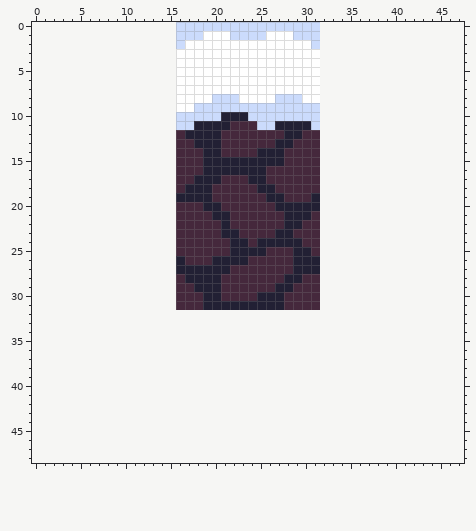
One commit to this sprite sheet: 1st Semester Creative Project/Assets/Level 1 Tileset.png. That is the earlier state.
The file is 16x32 pixels. Shown: x 0..47, y 0..48. The old version is drawn lined up with the new one, on the new canvas.
New version:
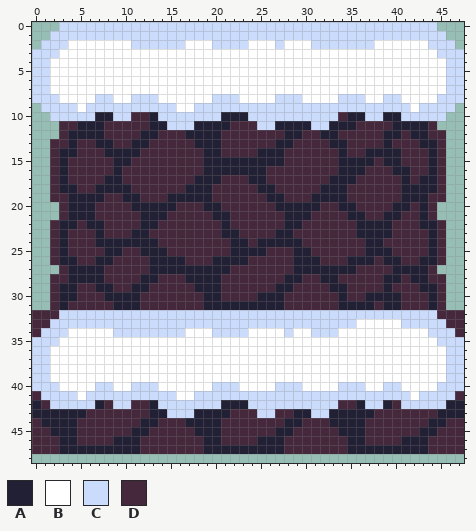
Palette (. is transparent): A #222034  B #ffffff  C #cbdbfc  D #45283c
Difference:
canvas 16x32 -> 48x80, the old top-left corner now at 16,0
Changed rows in their new state; - is an unchanged pixel.
first column x 0:
 0 ---CCCCCCCCCCCCC----------------CCCCCCCCCCCCC---
 1 --CCCCCCCCCCCCCC---CCC----CCC---CCCCCCCCCCCCCC--
 2 -CCCBBBBBBBCCCCC----CCCC---C----CCCCCCBBBBBBCCC-
 3 CCCBBBBBBBBBBBBB----------------BBBBBBBBBBBBBCCC
 4 CCBBBBBBBBBBBBBB----------------BBBBBBBBBBBBBBCC
 5 CCBBBBBBBBBBBBBB----------------BBBBBBBBBBBBBBCC
 6 CCBBBBBBBBBBBBBB----------------BBBBBBBBBBBBBBCC
 7 CCBBBBBBBBBBBBBB----------------BBBBBBBBBBBBBBCC
 8 CCCBBBBCCBBCCCBB----------------BBCCCBBCCBBBBCCC
 9 -CCCCBCCCCCCCCCC----------------CCCCCCCCCCBCCCC-
10 --CCCCCAACCDDACC----------------CCDAACCAACCCCC--
11 ---DDAAADDDDDAAC----------------CAAADDDDAAAAD---
12 ---DAAAADDDDAADD----------------AADDDDDAADAADD--
13 --DDADDAADDAADDD----------------DAADDDDADDDAAD--
14 --DAADDDAAAADDDD----------------DDADDAAAADDDAD--
15 --DADDDDDAADDDDD----------------DDAAAADAADDDAD--
16 --DADDDDDADDDDDD----------------DDAAADDDAADDAD--
17 --DADDDDAADDDDDD----------------DAAADDDDDADAAD--
18 --DAADDAAAADDDDD----------------AAADDDDDDAAAAD--
19 --DDAAAADDAADDDA----------------AAADDDDDDAAADD--
20 ---DAAADDDDAAAAA----------------DDAADDDDAADAD---
21 ---DAAADDDDDAAAD----------------DDDAADDAADDAD---
22 --DAADAADDDDAADD----------------DDDDAAAADDDAAD--
23 --DADDDADDDAADDD----------------DDDDAAAADDDDAD--
24 --DADDDAAAAAAADD----------------DDDDDAADDDDDAD--
25 --DADDDDAADDAAAD----------------DDDDDAAADDDDAD--
26 --DAADDAADDDDAAA----------------DDDAAADAADDAAD--
27 ---DAAAADDDDDAAA----------------AAAADDDDAAAAD---
28 --DDAAAADDDDAADD----------------AADDDDDAADAADD--
29 --DAADDAADDAADDD----------------DAADDDDADDDAAD--
30 --DAADDDAAAADDDD----------------DDADDAAAADDDAD--
31 --DADDDDDAAADDDD----------------DDAAAADAADDDAD--
32 DDDCCCCCCCCCCCCCCCCCCCCCCCCCCCCCCCCCCCCCCCCCCDDD
33 DDCCCCCCCCCCCCCCCCCCCCCCCCCCCCCCCCCCBBBBBCCCCCDD
34 DCCCBBBBBCCCCCCCCBBBCCCCBBBBCBBCCCBBBBBBBBBBCCCD
35 CCCBBBBBBBBBBBBBBBBBBBBBBBBBBBBBBBBBBBBBBBBBBCCC
36 CCBBBBBBBBBBBBBBBBBBBBBBBBBBBBBBBBBBBBBBBBBBBBCC
37 CCBBBBBBBBBBBBBBBBBBBBBBBBBBBBBBBBBBBBBBBBBBBBCC
38 CCBBBBBBBBBBBBBBBBBBBBBBBBBBBBBBBBBBBBBBBBBBBBCC
39 CCBBBBBBBBBBBBBBBBBBBBBBBBBBBBBBBBBBBBBBBBBBBBCC
40 CCCBBBBCCBBCCCBBBBBBCCCBBBBCCCBBBBCCCBBCCBBBBCCC
41 DCCCCBCCCCCCCCCCBBCCCCCCCCCCCCCCCCCCCCCCCCBCCCCD
42 ADCCCCCADCCDDACCCCCCCAAACCCCCCCCCCDDACCADCCCCCAA
43 AAAAAADDDDDDDAACCCAAAADDDCCDDAACCAAAAADDDDDDDAAA
44 DAAAADDDDDDDAADDDAAAADDDDDDDAADDDAAAADDDDDDDAADD
45 DDAAADDDDDDAADDDDDAAADDDDDDAADDDDDAAADDDDDDAADDD
46 DDDAADDDDAAADDDDDDDAADDDDAAADDDDDDDAADDDDAAADDDD
47 DDDAAAAAAAAADDDDDDDAAAAAAAAADDDDDDDAAAAAAAAADDDD
